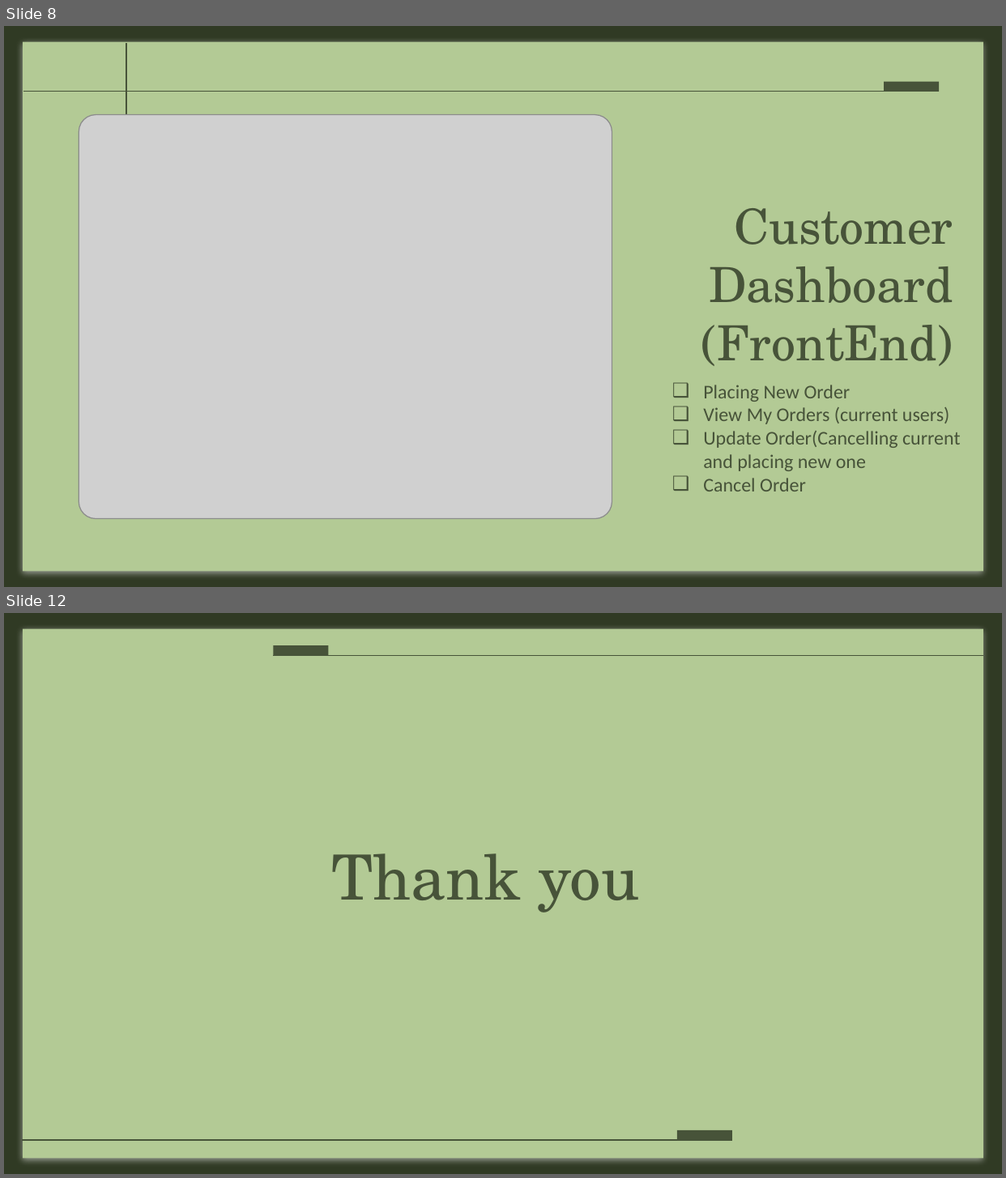
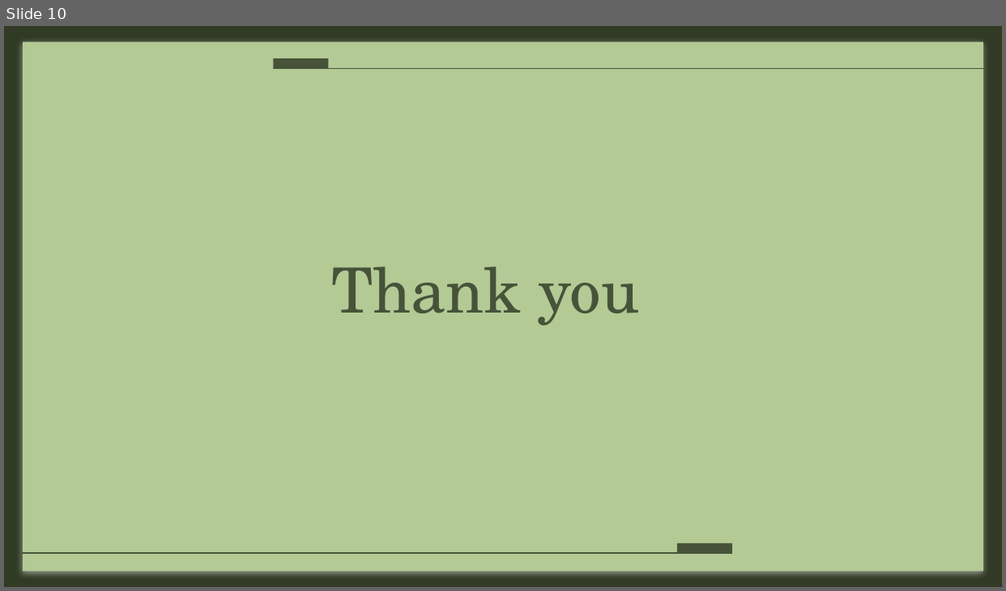
Before and after one commit to azharanowar/fathers-bank-cpp, a slide deck: Presentation.pptx. Shown one above the other, each under a label of ours: slides 8 and 12 before the commit, slide 10 after it; the slides between them are not shown. The pictures are 1006x1178 and 1006x591 pixels, drawn with LibreOffice and Linux fonts; fonts in the diff are those of the drawing; grey boxes stand for pictures. Boxes give left, top, right and bottom in pixels: in the first picture for what was removed or moved away, otherwise in the second. Text is boxed around its words. In the diff, an @@ line names an element or a change of style, - is before the commit and + after.

```diff
--- a/Presentation.pptx
+++ b/Presentation.pptx
@@ slide 8 removed at <box>4,26,1002,587</box>, background #303A24; not listed: 1 template element that a slide beside it also shows @@
@@ line removed from (127, 418) to (127, 43) @@
@@ line removed from (24, 92) to (939, 92) @@
@@ rectangle removed at <box>884,82,939,92</box> @@
@@ picture removed at <box>79,115,612,519</box> @@
@@ title removed at <box>701,208,953,366</box> @@
-Customer Dashboard (FrontEnd)
@@ subtitle removed at <box>703,385,960,492</box> @@
-❑ Placing New Order
-❑ View My Orders (current users)
-❑ Update Order(Cancelling current
-  and placing new one
-❑ Cancel Order
@@ what was slide 12 is now slide 10 @@
```
Also in this commit, not shown: 4 slides changed, 5 slides added, 6 other slides removed.
